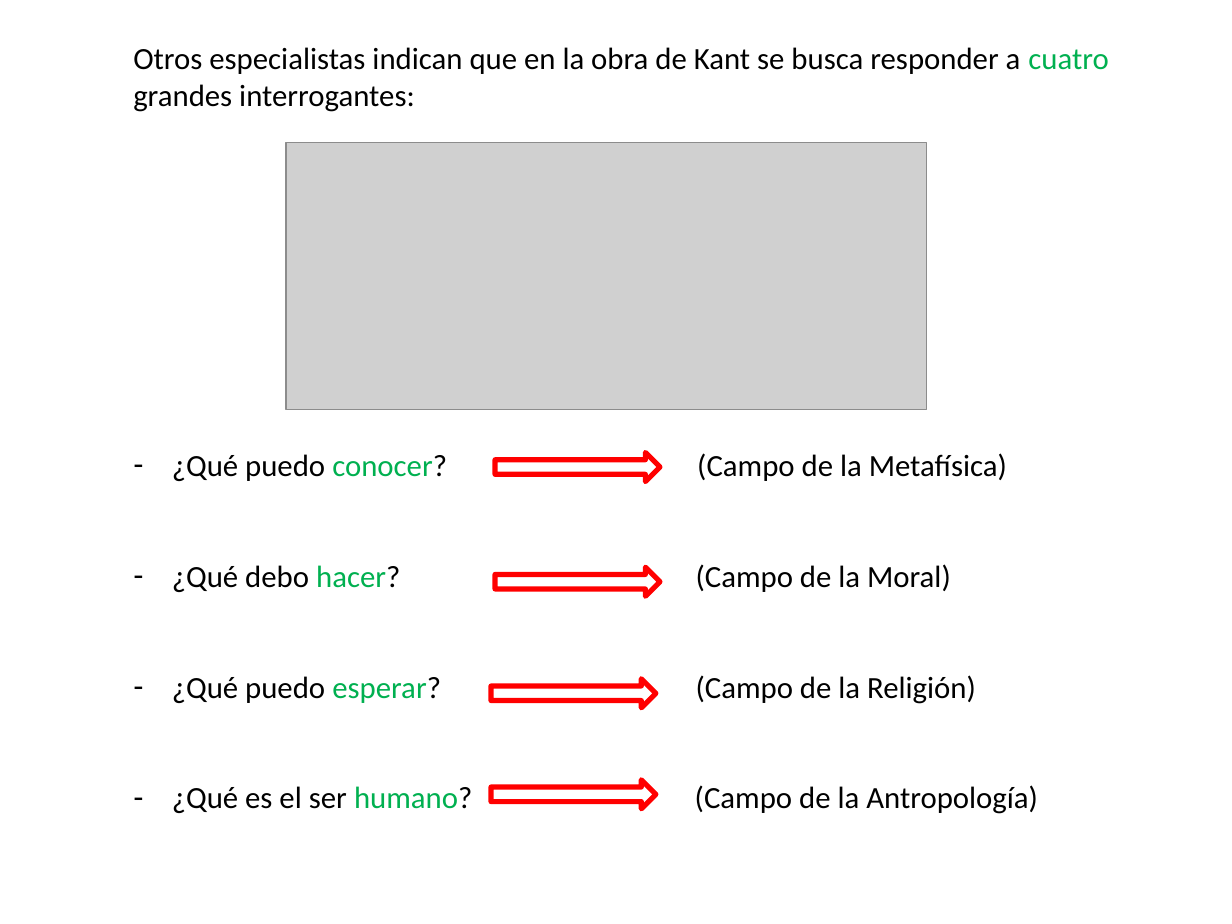
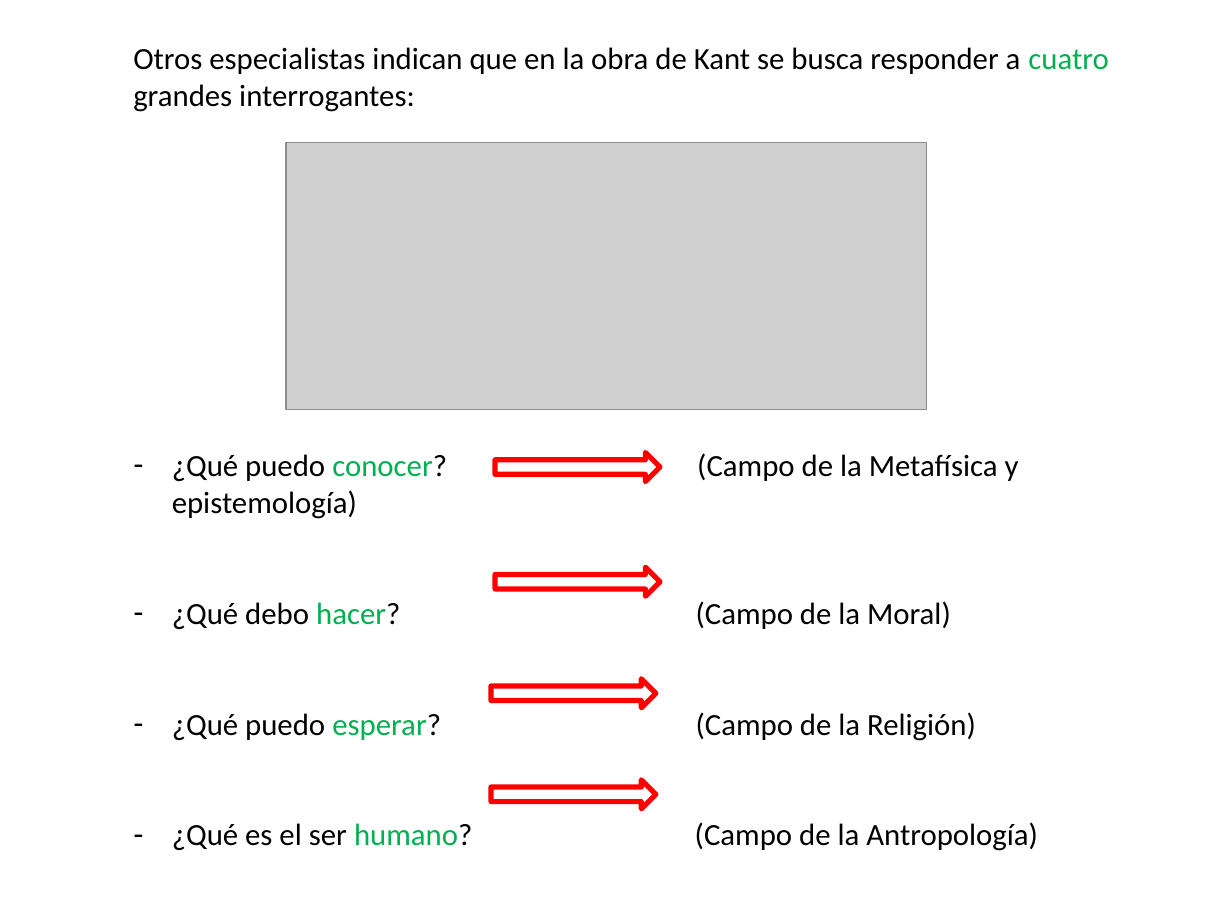
Before and after one commit to zaboltar/zaboltar.github.io, a slide deck: slide 15 of assets uarm/2023 1 UarmPCrit/Kant intro crp prefmc2.pptx (slide 12 before the commit). Drawn at 1232x924 pixels with LibreOffice and Linux fonts; fonts in the diff are those of the drawing; grey boxes stand for pictures. Boxes give left, top, right and bottom in pixels: in the first picture for what was removed or moved away, otherwise in the second. Text is boxed around its words. In the diff, an @@ line names an element or a change of style, - is before the commit and + after.

```diff
--- a/assets uarm/2023 1 UarmPCrit/Kant intro crp prefmc2.pptx
+++ b/assets uarm/2023 1 UarmPCrit/Kant intro crp prefmc2.pptx
@@ text at [172, 453, 1019, 481]: text changed @@
-– ¿Qué puedo conocer? (Campo de la Metafísica)
+– ¿Qué puedo conocer? (Campo de la Metafísica y epistemología)
```
Also in this commit, not shown: 4 other slides changed, 4 slides added, 1 slide removed, 2 other files.
